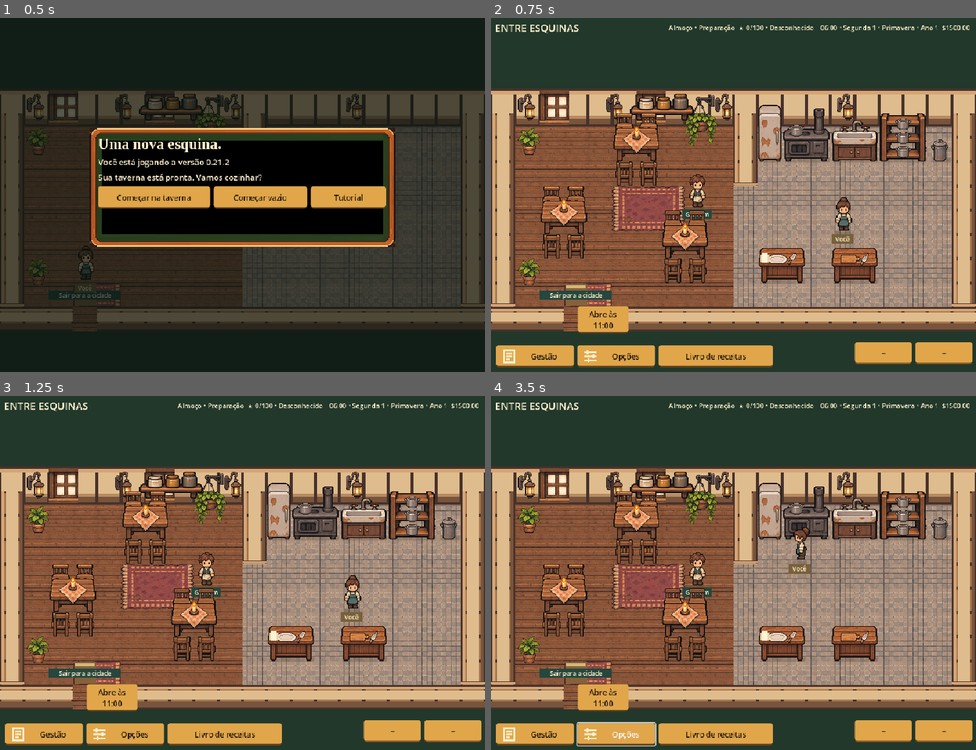
Above: before the commit, frames 1-4 (two rows, left to right).
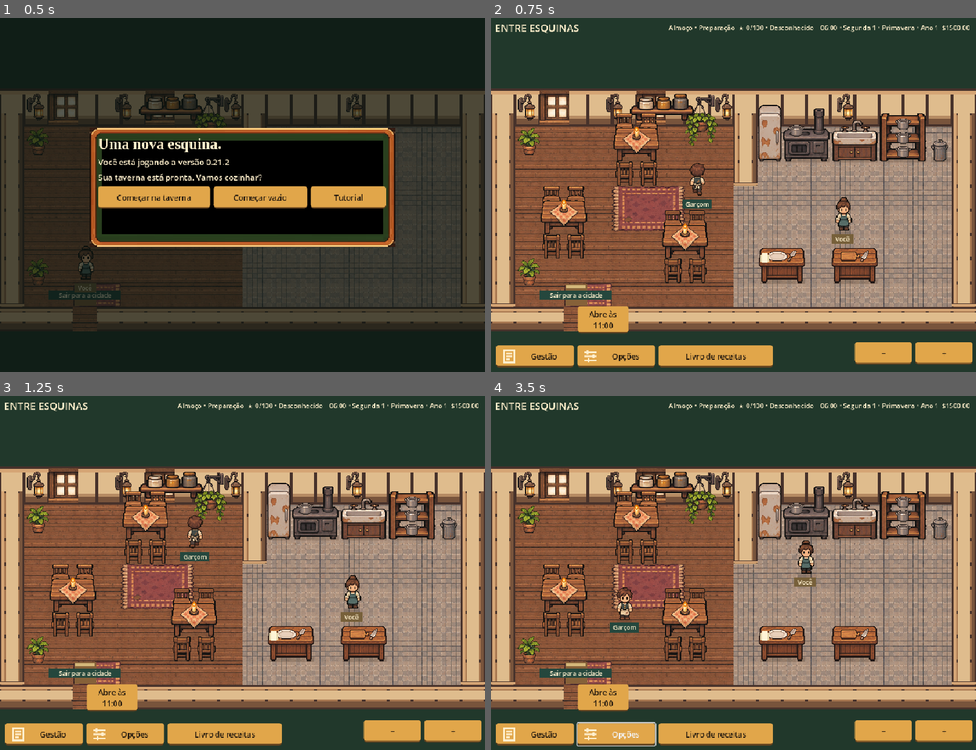
Above: after the commit, the same moments.

Repository: denerRsilva/Entre-Esquinas
Game: Godot game, scene res://mundo/Restaurante.tscn
Same seed, same stepped clock (60 frames per second), same inputs: the game is played once before the commit and once after it.
Inputs (mouse positions are in pixels of both pictures, inside the frame that each line leads up to):
- Up to frame 1 (0.5 s): no input
- Up to frame 2 (0.75 s): click "Começar na taverna" at 0.5 s
- Up to frame 3 (1.25 s): no input
- Up to frame 4 (3.5 s): click "Abre às 11:00" at 1.25 s; tap Enter at 2 s; move the mouse to (840, 555) at 2.02 s; hold Right 2.03-2.75 s; tap E at 2.1 s; click (840, 555) at 2.17 s; drag from (636, 590) to (709, 643) at 2.77 s

Frame 1 is identical in both runs. In frame 2, 0.8% of the frame differs, in the area x 39-78%, y 40-70%; in frame 3, 0.9%; in frame 4, 1.5%, in the area x 24-78%, y 37-70%.

Commit message:
Face seated customers toward tables, center kits and let idle waiter stroll

Diff:
--- a/godot/moveis/Bancada.gd
+++ b/godot/moveis/Bancada.gd
@@ -14,6 +14,7 @@
 const PASSO := 2
 const CELULAS := 20
 const ALTURA := MESA.ALTURA_BASE
+static var centros_kit: Dictionary = {}
 const BORDA = Color("#302019")
 
 func _ready() -> void:
@@ -42,6 +43,33 @@
 			for turn in posmod(rotation_index,4):point=Vector2i(CELULAS-1-point.y,point.x)
 			cells[point.y*CELULAS+point.x]=1
 	return cells
+
+static func centro_kit(shape: int, rotation_index: int) -> Vector2:
+	var key := Vector2i(shape,posmod(rotation_index,4))
+	if centros_kit.has(key):return centros_kit[key]
+	var cells := perfil(shape,rotation_index)
+	var centroid := Vector2.ZERO
+	var count := 0
+	for y in CELULAS:
+		for x in CELULAS:
+			if cells[y*CELULAS+x]:centroid+=Vector2(x+0.5,y+0.5);count+=1
+	centroid/=count
+	var best := Vector2(10,10)
+	var distance := INF
+	# The kit is 24x20 px on a counter. Keep its complete rectangle on wood,
+	# choosing the position nearest the surface centroid (also for elbows).
+	for y in range(5,16):
+		for x in range(6,15):
+			var fits := true
+			for row in range(y-5,y+5):
+				for col in range(x-6,x+6):
+					if cells[row*CELULAS+col]==0:fits=false;break
+				if not fits:break
+			var candidate := Vector2(x,y)
+			if fits and candidate.distance_squared_to(centroid)<distance:
+				best=candidate;distance=candidate.distance_squared_to(centroid)
+	centros_kit[key]=Vector2(-20,-40-ALTURA)+best*PASSO
+	return centros_kit[key]
 
 static func faixas(cells: PackedByteArray, horizontal: bool) -> int:
 	var mask := 0
--- a/godot/moveis/MesaTrabalho.gd
+++ b/godot/moveis/MesaTrabalho.gd
@@ -10,6 +10,7 @@
 const PROFUNDIDADE_TAMPO := 28
 const BASE = preload("res://arte/modular/mesa-trabalho.png")
 const KITS = preload("res://arte/modular/kits-mesa.png")
+const CENTRO_KIT := Vector2(0,-ALTURA_BASE-PROFUNDIDADE_TAMPO/2.0)
 const RECORTES = [Rect2(155,335,599,255),Rect2(1017,335,621,255)]
 func _ready() -> void:
 	texture_filter=CanvasItem.TEXTURE_FILTER_NEAREST
@@ -19,4 +20,4 @@
 func _draw() -> void:
 	if mostrar_base:draw_texture_rect_region(BASE,Rect2(-38,-ALTURA_BASE-PROFUNDIDADE_TAMPO,76,ALTURA_BASE+PROFUNDIDADE_TAMPO),Rect2(94,122,1245,877))
 	if kit>0:
-		draw_texture_rect_region(KITS,Rect2(-24,-49,48,20),RECORTES[kit-1])
+		draw_texture_rect_region(KITS,Rect2(CENTRO_KIT-Vector2(24,10),Vector2(48,20)),RECORTES[kit-1])
--- a/godot/mundo/Palco.gd
+++ b/godot/mundo/Palco.gd
@@ -41,9 +41,11 @@
 	scale = Vector2.ONE*float(camera[2])
 	position = -Vector2(camera[0],camera[1])*scale
 	var counter_profiles := {}
+	var counter_kit_centers := {}
 	for command in data.scene:
 		if command[0]=="furniture" and FORMAS_BANCADA.has(command[1]):
 			counter_profiles[Vector2i(command[2],command[3])]=BANCADA.perfil(FORMAS_BANCADA[command[1]],int(command[6]))
+			counter_kit_centers[Vector2i(command[2],command[3])]=BANCADA.centro_kit(FORMAS_BANCADA[command[1]],int(command[6]))
 	var segment := []
 	for op in data.scene:
 		if op[0] not in ["cook","furniture","npc"]:
@@ -80,6 +82,8 @@
 			if op[1] in ["computer","receiving","stove","prep","kitchen","worktable","cuttingKit","platingKit","sink","table","shelf","potRack"]: original.x=80
 			if op[1] in ["fridge","cold"]: original.y=80
 			n.scale = Vector2(float(op[4])/original.x,float(op[5])/original.y)
+			if op[1] in ["cuttingKit","platingKit"] and counter_kit_centers.has(Vector2i(op[2],op[3])):
+				n.position+=counter_kit_centers[Vector2i(op[2],op[3])]-n.CENTRO_KIT*n.scale
 			if str(op[1]).begins_with("counter"):
 				var profiles := []
 				for direction in LADOS_BANCADA:profiles.append(counter_profiles.get(Vector2i(op[2],op[3])+direction*40,PackedByteArray()))
--- a/godot/project.godot
+++ b/godot/project.godot
@@ -1,7 +1,7 @@
 config_version=5
 [application]
 config/name="Entre Esquinas — Restaurante"
-config/version="0.21.2-godot.21"
+config/version="0.21.2-godot.22"
 run/main_scene="res://mundo/Restaurante.tscn"
 run/max_fps=60
 config/features=PackedStringArray("4.6", "GL Compatibility")
--- a/godot/qa/AtendimentoNativo.gd
+++ b/godot/qa/AtendimentoNativo.gd
@@ -1,8 +1,11 @@
 extends "res://qa/BaseNativa.gd"
 func run():
 	var rules = preload("res://simulacao/nativa/Regras.gd").new()
+	# Freeze idle walking only for old JS snapshots; PolimentoSalaoUI tests it enabled.
+	rules.idle_walk_enabled=false
 	for test in load("res://qa/referencia-migracao/atendimento-fluxo.json").data:
 		var state: Dictionary = test.input.duplicate(true);var simulation = preload("res://simulacao/nativa/Simulacao.gd").new();var draws: Array = [0]
+		simulation.service.idle_walk_enabled=false
 		simulation.service.random_source=func():var value: float = [0.1,0.8,0.2,0.9,0.5][draws[0]%5];draws[0]+=1;return value
 		for i in 800:
 			simulation.step(state,0.1)
--- /dev/null
+++ b/godot/qa/PolimentoSalaoUI.gd
@@ -0,0 +1,94 @@
+extends "res://qa/BaseInterfaceNativa.gd"
+const BANCADA = preload("res://moveis/Bancada.gd")
+const MESA = preload("res://moveis/MesaTrabalho.gd")
+const CENA = preload("res://simulacao/nativa/Cena.gd")
+func run():
+	await start_game()
+	var s: Dictionary = g.session.state
+	var sim = g.session.SIM.new()
+	sim.service.random_source=func():return 0.5
+	var rolls := [0]
+	sim.service.wander_random=func():rolls[0]+=1;return fmod(rolls[0]*0.618,1.0)
+	var w: Dictionary = s.workers[0]
+
+	sim.service.waiter(s,w)
+	check(w.goal!=null and w.goal.get("idleWalk",false),"Garçom livre escolhe passeio")
+	var visited := {}
+	for i in 150:
+		sim.step(s,0.1)
+		visited[Vector2i(w.x,w.y)]=true
+		check(w.room=="restaurant" and w.x<14 and w.y<14,"Passeio fica no salão, longe da saída")
+	check(visited.size()>3,"Garçom continua andando após chegar ao destino")
+	check(g.session.SAVE.VALIDATOR.valid(s),"Passeio preserva validade do salvamento")
+	var saved = g.session.SAVE.serialize(s)
+	check(saved is String and g.session.SAVE.new().load_value(JSON.parse_string(saved))!=null,"Save carrega durante o passeio")
+	# Work always preempts the idle goal, including after the waiter returns
+	# from a kitchen workstation. Keep the existing NPC speed.
+	w.merge({"x":18,"y":11,"motion":null,"settled":null,"goal":null,"wait":0},true)
+	sim.service.waiter(s,w)
+	check(w.goal!=null and w.goal.x<14,"Garçom na cozinha recebe destino no salão")
+	for i in 100:sim.step(s,0.1)
+	check(w.x<14,"Garçom retorna da cozinha para passear")
+	check(sim.spawn(s),"Cliente criado para testar prioridade")
+	var customer: Dictionary = s.customers[0]
+	var chair = g.session.BUILD.find(s.objects,customer.seat)
+	customer.merge({"x":chair.x,"y":chair.y,"goal":null,"motion":null,"state":"waiting"},true)
+	sim.service.begin(s,customer,"service")
+	w.task="waiter";sim.service.waiter(s,w)
+	check(w.goal!=null and not w.goal.get("idleWalk",false),"Cliente esperando interrompe passeio")
+	for i in 150:
+		sim.step(s,0.1)
+		if customer.state=="ordered":break
+	check(customer.state=="ordered","Garçom anota pedido após passear")
+	sim.service.waiter(s,w)
+	check(w.goal!=null and w.goal.get("idleWalk",false),"Passeio recomeça depois do atendimento")
+	check(sim.MOVE.walk_time(w)==sim.MOVE.walk_time(customer),"Passeio mantém velocidade dos clientes")
+	var kitchen: Variant = null
+	for object in s.objects:
+		if object.type=="kitchen":kitchen=object;break
+	sim.service.STORE.put(s,kitchen,"dish_"+customer.recipe,1,0)
+	sim.service.waiter(s,w)
+	check(not w.goal.get("idleWalk",false),"Prato pronto interrompe o passeio")
+	var delivered := false
+	for i in 200:
+		sim.step(s,0.1)
+		if w.carry!=null:check(not w.goal.get("idleWalk",false),"Garçom com prato segue entrega")
+		if customer.state=="eating":delivered=true;break
+	check(delivered,"Entrega concluída depois de interromper o passeio")
+	sim.service.waiter(s,w)
+	check(w.goal!=null and w.goal.get("idleWalk",false),"Passeio recomeça depois de servir")
+	# Four chair orientations, all seated phases, regardless of previous walk.
+	var renderer = CENA.new()
+	var table := {"id":900,"type":"table","room":"restaurant","x":8,"y":10,"rot":0}
+	var seat := {"id":901,"type":"chair","room":"restaurant","x":8,"y":11,"rot":0}
+	var visual_state: Dictionary = s.duplicate(true);visual_state.objects=[table,seat]
+	for rot in 4:
+		table.rot=rot%2;seat.rot=rot
+		var p: Vector2i = [Vector2i(8,11),Vector2i(7,10),Vector2i(8,9),Vector2i(9,10)][rot]
+		seat.x=p.x;seat.y=p.y
+		customer.seat=seat.id;customer.x=p.x;customer.y=p.y;customer.motion=null;customer.settled=null
+		for phase in ["waiting","ordered","eating"]:
+			customer.state=phase;renderer.facing[customer.id]="left";renderer.commands=[]
+			renderer.actor(visual_state,customer,null,false)
+			for command in renderer.commands:
+				if command[0]=="npc":check(command[5]==["up","right","down","left"][rot],"Cliente olha para a mesa: "+phase+str(rot))
+	# Whole kits must fit on every rotated counter, including the L notch.
+	check(MESA.CENTRO_KIT==Vector2(0,-44),"Kit centrado no tampo da mesa")
+	for shape in 3:
+		for rot in 4:
+			var center := BANCADA.centro_kit(shape,rot)
+			var cells := BANCADA.perfil(shape,rot)
+			var local := Vector2i((center-Vector2(-20,-70))/2)
+			for y in range(local.y-5,local.y+5):
+				for x in range(local.x-6,local.x+6):check(cells[y*20+x]==1,"Kit inteiro sobre o tampo: "+str(shape)+"/"+str(rot))
+	# Check actual world placement, rather than only the geometry helper.
+	for shape in 3:
+		for rot in 4:
+			for kit in ["cuttingKit","platingKit"]:
+				var packet: Dictionary = g.session.step(0,[])
+				packet.scene=[["furniture",["counterH","counterV","counterCorner"][shape],400,400,40,40,rot,false,0],["furniture",kit,400,400,40,40,rot,false]]
+				g.palco.paint(packet)
+				var node = g.palco.pool[kit][0]
+				var center: Vector2 = node.position+node.CENTRO_KIT*node.scale
+				check(center.is_equal_approx(Vector2(420,440)+BANCADA.centro_kit(shape,rot)),"Kit centralizado na cena real: "+kit+str(shape)+str(rot))
+	await finish()
--- a/godot/qa/SimulacaoNativa.gd
+++ b/godot/qa/SimulacaoNativa.gd
@@ -2,6 +2,8 @@
 func run():
 	var fixtures = load("res://qa/referencia-migracao/simulacao.json").data
 	var rules = preload("res://simulacao/nativa/Regras.gd").new()
+	# Freeze idle walking only for old JS snapshots; PolimentoSalaoUI tests it enabled.
+	rules.idle_walk_enabled=false
 	var count := 0
 	for test in fixtures.cases:
 		var state := patched(fixtures.base,test.input)
--- a/godot/simulacao/nativa/Atendimento.gd
+++ b/godot/simulacao/nativa/Atendimento.gd
@@ -6,6 +6,8 @@
 const INV = preload("res://simulacao/nativa/Inventario.gd")
 const RECIPES = preload("res://simulacao/nativa/receitas.json")
 const CONFIG = preload("res://simulacao/nativa/clientes.json")
+var idle_walk_enabled := true
+var wander_random: Callable = randf
 var random_source: Callable
 var random_values: Array = []
 var manual_moving := false
@@ -174,9 +176,32 @@
 				INV.remove(s.inventory,index,1);find(s.orders,c.order).state="ready";a.carry={"kind":"dish","order":c.order,"quality":quality};return serve(s,a,c)
 	s.message="Emprate a receita pedida e traga o prato pronto."
 	return false
+func wander(s: Dictionary,w: Dictionary) -> void:
+	if not idle_walk_enabled or w.id!="worker2" or w.room!="restaurant":w.goal=null;return
+	var goal = w.get("goal")
+	if goal!=null and goal.get("idleWalk",false) and not MOVE.arrived(w) and w.wait<5 and not MOVE.blocked(s,w.room,goal.x,goal.y,w):return
+	var occupied := MOVE.occupants(s,w)
+	var avoid := MOVE.hall_limits(w.x>=14)
+	for cell in occupied:
+		var parts: PackedStringArray = cell.split(",")
+		avoid.append(Vector2i(int(parts[0]),int(parts[1])))
+	var candidates: Array[Vector2i] = []
+	for y in range(1,14):
+		for x in range(1,14):
+			if Vector2i(x,y)==Vector2i(w.x,w.y) or MOVE.blocked(s,w.room,x,y,w) or occupied.has(str(x)+","+str(y)):continue
+			candidates.append(Vector2i(x,y))
+	if not candidates.is_empty():
+		var start := mini(candidates.size()-1,int(wander_random.call()*candidates.size()))
+		for i in candidates.size():
+			var point: Vector2i = candidates[(start+i)%candidates.size()]
+			var path = MOVE.MAP.route(s,w.room,Vector2i(w.x,w.y),point,w,avoid)
+			if path==null or path.is_empty():continue
+			MOVE.go(w,{"room":"restaurant","x":point.x,"y":point.y});w.goal.idleWalk=true;w.wait=0;return
+	w.goal=null
+
 func waiter(s: Dictionary,w: Dictionary) -> void:
 	var carry = w.get("carry")
-	if w.task=="none" and carry==null:w.goal=null;return
+	if w.task=="none" and carry==null:wander(s,w);return
 	if carry!=null and carry.kind=="dish":
 		if canceled(s,w):
 			var item: String = "dish_"+find(s.orders,carry.order).recipe
@@ -217,7 +242,7 @@
 		MOVE.go(w,p)
 		if near(w,c):take_order(s,w,c)
 		return
-	w.goal=null
+	wander(s,w)
 func clients_step(s: Dictionary,dt: float) -> void:
 	for order in s.orders:
 		if order.state not in ["paid","lost"]:order.age+=dt
--- a/godot/simulacao/nativa/Cena.gd
+++ b/godot/simulacao/nativa/Cena.gd
@@ -85,6 +85,12 @@
 	var number := int(digits) if not digits.is_empty() else 0
 	var skin: int = 8 if a.id=="player" else 9 if a.id=="worker2" else 10 if a.id=="worker1" else 12+number%3 if a.id.begins_with("client") else 11 if a.id in ["lia","nina"] else 10+number%2
 	var dir := direction(a)
+	# Seated customers face their table, not their last walking direction.
+	if a.get("state","") in ["waiting","ordered","eating"] and a.get("motion")==null:
+		var chair = BUILD.find(s.objects,a.get("seat"))
+		if chair!=null and a.room==chair.room and a.x==chair.x and a.y==chair.y and BUILD.seat_table(chair,s.objects)!=null:
+			dir=["up","right","down","left"][posmod(int(chair.rot),4)]
+			facing[identities.get(a.id,a.id)]=dir
 	var moving: bool = a.get("motion")!=null or (a.id=="player" and velocity!=null and velocity.get("moving",false))
 	commands.append(["cook",x,bottom,dir,moving] if a.id=="player" else ["npc",a.id,skin,x,bottom,dir,moving])
 	draw_held(s,held(s,a),x+(-12 if dir=="left" else 12 if dir=="right" else 8),bottom-(32 if dir=="up" else 22))
--- a/godot/simulacao/nativa/Movimento.gd
+++ b/godot/simulacao/nativa/Movimento.gd
@@ -180,6 +180,13 @@
 	for dir in DIRS:
 		if not blocked(s,actor.room,point.x+dir.x,point.y+dir.y):score+=10
 	return score+absf(point.x-requester.x)+absf(point.y-requester.y)
+static func hall_limits(leaving_kitchen: bool = false) -> Array:
+	var result: Array = []
+	for y in range(1,15):
+		for x in range(1,23):
+			if (x>=14 and not leaving_kitchen) or y==14:result.append(Vector2i(x,y))
+	return result
+
 static func move(s: Dictionary, dt: float, velocity: Variant) -> void:
 	var locked := {}
 	for actor in ACTORS.actors(s):
@@ -217,21 +224,23 @@
 			if str(cell).begins_with(actor.room+":"):avoid[str(cell).split(":")[1]]=true
 		var unavailable := avoid.duplicate()
 		avoid.erase(key(g))
-		var avoid_points: Array = []
+		var strolling: bool = goal.get("idleWalk",false)
+		var avoid_points: Array = hall_limits(actor.x>=14) if strolling else []
 		for cell in avoid:
 			var parts = str(cell).split(",")
 			avoid_points.append(Vector2i(int(parts[0]),int(parts[1])))
 		var path = MAP.route(s,actor.room,Vector2i(actor.x,actor.y),Vector2i(g.x,g.y),actor,avoid_points)
 		if path!=null and not path.is_empty() and unavailable.has(key(path[0])):path=null
-		if path==null or path.is_empty():
+		if (path==null or path.is_empty()) and not strolling:
 			var fallback = MAP.route(s,actor.room,Vector2i(actor.x,actor.y),Vector2i(g.x,g.y),actor)
 			if fallback!=null and not fallback.is_empty():
 				var n: Dictionary = fallback[0]
 				if not unavailable.has(key(n)) and (n.x==actor.x or n.y==actor.y or (not unavailable.has(key({"x":n.x,"y":actor.y})) and not unavailable.has(key({"x":actor.x,"y":n.y})))):path=fallback
 		if path==null or path.is_empty():
-			actor.wait+=dt/WALK_TIME;s.flowWaits+=1
+			actor.wait+=dt/WALK_TIME
+			if not strolling:s.flowWaits+=1
 			var static_path = MAP.route(s,actor.room,Vector2i(actor.x,actor.y),Vector2i(g.x,g.y),actor)
-			if actor.wait>=5 and static_path!=null and not static_path.is_empty():
+			if not strolling and actor.wait>=5 and static_path!=null and not static_path.is_empty():
 				var n: Dictionary = static_path[0]
 				var other: Variant = null
 				for candidate in ACTORS.actors(s):
@@ -239,7 +248,7 @@
 						for p in reserved(candidate):
 							if p.x==n.x and p.y==n.y:other=candidate;break
 						if other!=null:break
-				if other!=null and other.state not in ["waiting","eating"]:push(s,other,actor,locked,{})
+				if other!=null and other.state not in ["waiting","ordered","eating"]:push(s,other,actor,locked,{})
 			continue
 		var n: Dictionary = path[0]
 		var final: bool = goal.room==actor.room and n.x==g.x and n.y==g.y
--- a/godot/simulacao/nativa/Regras.gd
+++ b/godot/simulacao/nativa/Regras.gd
@@ -22,6 +22,9 @@
 const MAP = preload("res://simulacao/nativa/Mapa.gd")
 const INVENTORY = preload("res://simulacao/nativa/Inventario.gd")
 
+# Historical migration fixtures can isolate the former stationary behavior.
+var idle_walk_enabled := true
+
 func execute(json: String) -> String:
 	var request = JSON.parse_string(json)
 	if not request is Dictionary:return "null"
@@ -80,6 +83,7 @@
 			return JSON.stringify({"value":value,"state":state},"",true,true)
 		"simulacao":
 			var simulation = SIMULATION.new()
+			simulation.service.idle_walk_enabled=idle_walk_enabled
 			var state: Dictionary = args[1]
 			var params: Array = args[2]
 			simulation.service.random_values=args[3]
@@ -160,6 +164,7 @@
 			var state: Dictionary = args[1]
 			var params: Array = args[2]
 			var service = SERVICE.new()
+			service.idle_walk_enabled=idle_walk_enabled
 			service.random_values=args[3]
 			service.manual_moving=args[4] if args.size()>4 else false
 			var actor = service.find(MOVE.ACTORS.actors(state),params[0]) if not params.is_empty() and operation in ["takeOrder","serve","pickupDish","canceledCarry","returnCanceledDish","customerAccess","readyPoint","waiterStep","removeHandDish"] else null
--- a/godot/simulacao/nativa/ValidadorSave.gd
+++ b/godot/simulacao/nativa/ValidadorSave.gd
@@ -130,6 +130,7 @@
 		if s.workers.has(a) and a.get("task") not in ["none","logistics","waiter"]:return false
 		var goal = a.get("goal")
 		if goal!=null:
+			if goal is Dictionary and goal.has("idleWalk") and not goal.idleWalk is bool:return false
 			if not has_keys(goal,["room","x","y"]) or not M.PORTALS.has(goal.room) or not N.integer(goal.x) or not N.integer(goal.y) or goal.x<1 or goal.x>=23 or goal.y<1 or goal.y>=15:return false
 			for key in ["offsetX","offsetY"]:
 				if goal.has(key) and (not number(goal[key]) or absf(goal[key])>0.25):return false
Not shown, changed: godot/export_presets.cfg
Not shown, added: docs/polimento-salao.md
Not shown, changed: scripts/testar-migracao.sh
